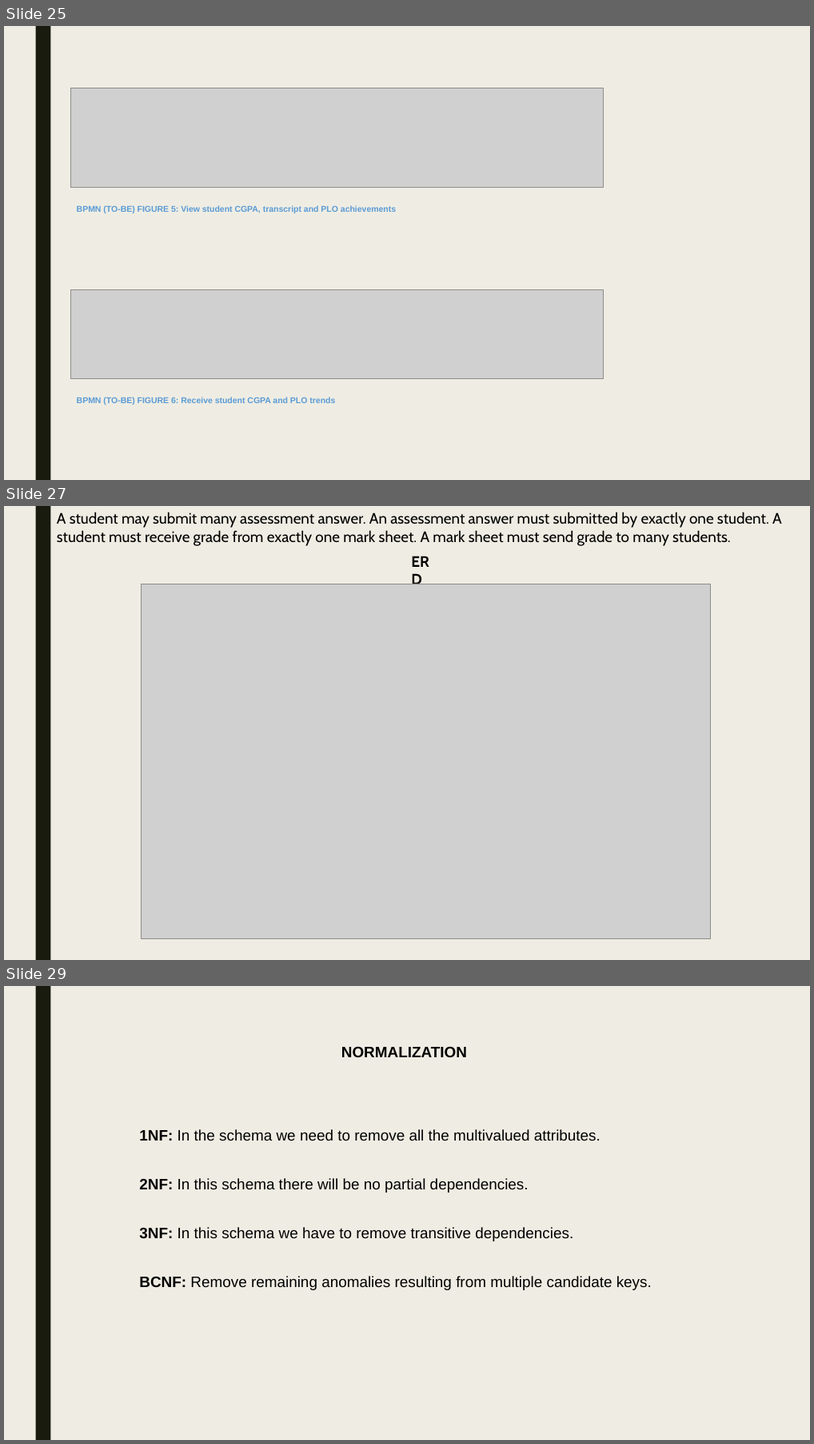
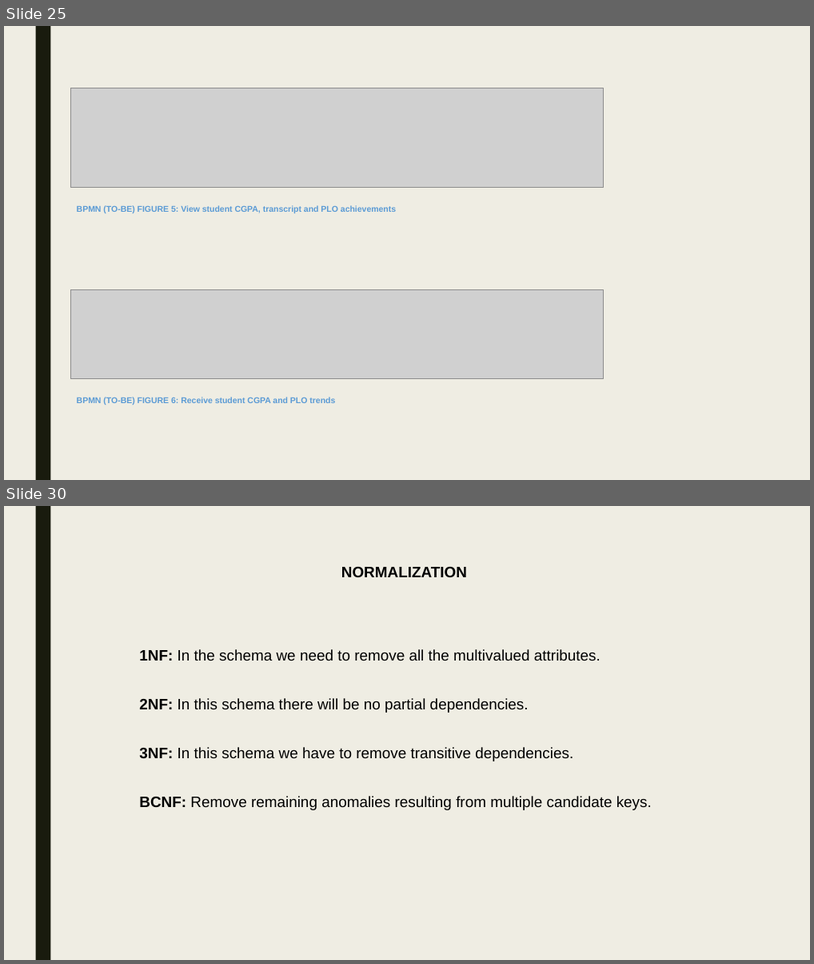
Before and after one commit to moon672/cse-303-1-spring-2021-group-3, a slide deck: Report/PRESENTATION/New Microsoft PowerPoint Presentation.pptx. Shown one above the other, each under a label of ours: slides 25, 27 and 29 before the commit, slides 25 and 30 after it; the slides between them are not shown. The pictures are 814x1444 and 814x964 pixels, drawn with LibreOffice and Linux fonts; fonts in the diff are those of the drawing; grey boxes stand for pictures. Boxes give left, top, right and bottom in pixels: in the first picture for what was removed or moved away, otherwise in the second. Text is boxed around its words. In the diff, an @@ line names an element or a change of style, - is before the commit and + after.

```diff
--- a/Report/PRESENTATION/New Microsoft PowerPoint Presentation.pptx
+++ b/Report/PRESENTATION/New Microsoft PowerPoint Presentation.pptx
@@ slide 27 removed at bbox=[4, 506, 810, 960], background #EFEDE3; not listed: 1 template element that a slide beside it also shows @@
@@ text removed at bbox=[57, 512, 782, 546] @@
-A student may submit many assessment answer. An assessment answer must submitted by exactly one student. A student must receive grade from exactly one mark sheet. A mark sheet must send grade to many students.
@@ text removed at bbox=[406, 549, 446, 573] @@
-ERD
@@ picture removed at bbox=[141, 584, 711, 939] @@
@@ what was slide 29 is now slide 30 @@
```
Also in this commit, not shown: 4 slides changed, 6 slides added, 1 other file.
